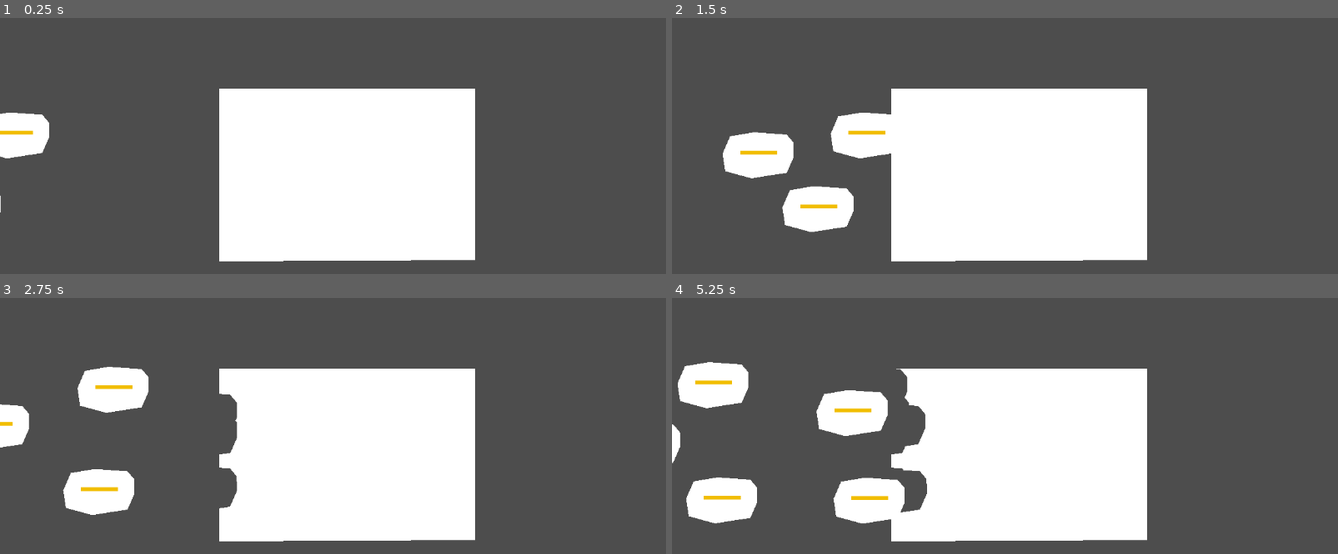
Above: before the commit, frames 1-4 (two rows, left to right).
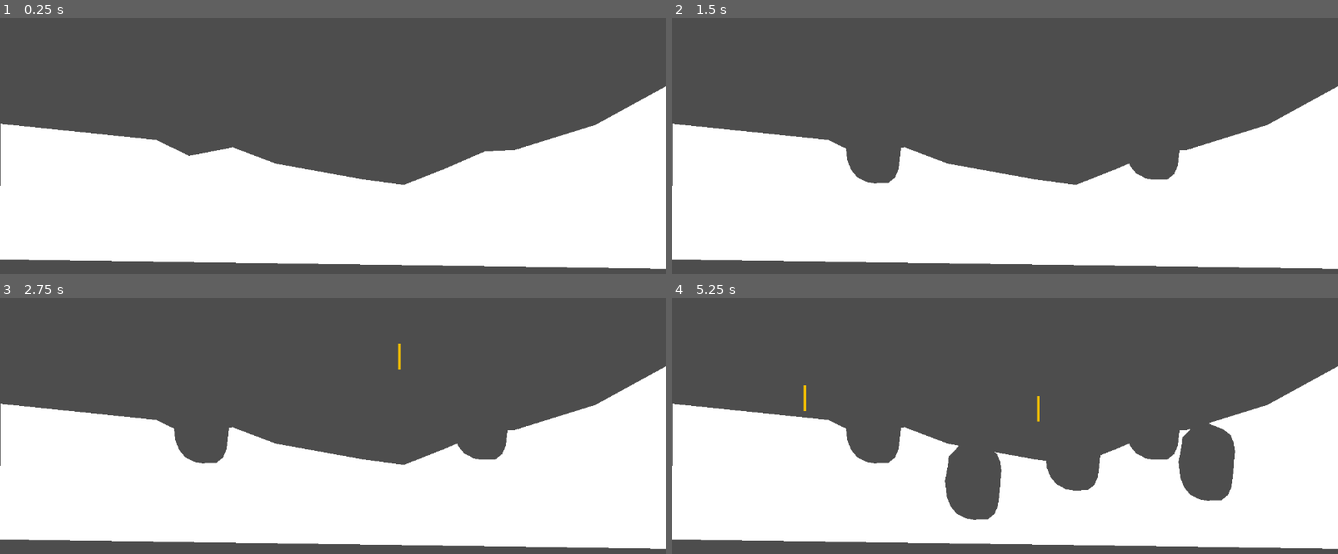
Above: after the commit, the same moments.

Repository: WilliamOFDavis/slugs_2d
Game: Godot game, scene res://level.tscn
Same seed, same stepped clock (60 frames per second), same inputs: the game is played once before the commit and once after it.
Inputs (mouse positions are in pixels of both pictures, inside the frame that each line leads up to):
- Up to frame 1 (0.25 s): no input
- Up to frame 2 (1.5 s): move the mouse to (1151, 105) at 0.52 s; click (1151, 105) at 0.67 s; move the mouse to (871, 143) at 1.27 s; click (871, 143) at 1.42 s
- Up to frame 3 (2.75 s): move the mouse to (399, 323) at 2.02 s; click (399, 323) at 2.17 s
- Up to frame 4 (5.25 s): move the mouse to (971, 479) at 2.77 s; click (971, 479) at 2.92 s; move the mouse to (1204, 461) at 3.52 s; click (1204, 461) at 3.67 s; move the mouse to (805, 349) at 4.27 s; click (805, 349) at 4.42 s; move the mouse to (1038, 405) at 5.02 s; click (1038, 405) at 5.17 s

The runs differ from the first frame. In frame 1, 44% of the frame differs, in the area x 0-100%, y 26-99%; in frame 2, 42%; in frame 3, 43%; in frame 4, 44%, in the area x 0-100%, y 25-99%.

Commit message:
generalized terrain and implemented terrain splitting, good start need worms and weapons now

Diff:
--- a/level.gd
+++ b/level.gd
@@ -1,35 +1,35 @@
 extends Node2D
 
+var rocket_scene = preload("res://rocket.tscn")
+var terrain_piece_scene = preload("res://terrain_piece.tscn")
 
+@onready var terrain = $Terrain
 # Called when the node enters the scene tree for the first time.
 func _ready() -> void:
-	pass
-	#var poly1_global = []
-	#var poly2_global = []
-	#
-	#for point in $Polygon2D.polygon:
-		#print(point)
-		#poly1_global.append($Polygon2D.to_global(point))
-	#for point in $Polygon2D2.polygon:
-		#print(point)
-		#poly2_global.append($Polygon2D2.to_global(point))
-	#var geo =  Geometry2D.clip_polygons(poly1_global, poly2_global)
-	#var clipped_local = []
-	##for polygon in geo:
-		##var local_polygon = []
-		##for point in polygon:
-			##local_polygon.append($Polygon2D4.to_local(point))
-		##clipped_local.append(local_polygon)
-	#$Polygon2D.visible = false
-	#$Polygon2D2.visible = false
-	#if geo.size() > 0:
-		#$Polygon2D4.polygon = geo[0]
-	#if geo.size() > 1:
-		#$Polygon2D5.polygon = geo[1]
-# Called every frame. 'delta' is the elapsed time since the previous frame.
+	for piece in terrain.get_children():
+		piece.connect("new_terrain", spawn_new_terrain)
+
 func _process(delta: float) -> void:
 	pass
 
+func _unhandled_input(event: InputEvent) -> void:
+	if event is  InputEventMouse:
+		if event.button_mask == MOUSE_BUTTON_LEFT:
+			spawn_rocket(get_global_mouse_position())
+
+func spawn_rocket(spawn_pos: Vector2) -> void:
+	var rocket: Rocket = rocket_scene.instantiate()
+	rocket.global_position = spawn_pos
+	$Projectiles.add_child(rocket)
 
 func _on_area_2d_body_entered(body: Node2D) -> void:
 	pass # Replace with function body.
+
+func spawn_new_terrain(visual_poly: Array, new_position: Vector2) -> void:
+	var new_visual_polygon: Polygon2D = Polygon2D.new()
+	var new_terrain_piece: TerrainPiece = terrain_piece_scene.instantiate()
+	new_visual_polygon.polygon = visual_poly
+	new_terrain_piece.connect("new_terrain", spawn_new_terrain)
+	#new_terrain_piece.global_position = new_position
+	terrain.add_child(new_terrain_piece)
+	new_terrain_piece.set_visual_polygon(new_visual_polygon)
--- a/level.tscn
+++ b/level.tscn
@@ -1,8 +1,7 @@
-[gd_scene load_steps=4 format=3 uid="uid://bmsyehs374dvv"]
+[gd_scene load_steps=3 format=3 uid="uid://bmsyehs374dvv"]
 
 [ext_resource type="Script" uid="uid://xq7qmrt5syrd" path="res://level.gd" id="1_u52ul"]
-[ext_resource type="Script" uid="uid://4vstrbri3oxx" path="res://static_body_2d.gd" id="2_0b4ue"]
-[ext_resource type="PackedScene" uid="uid://ccgpwyb4cbshp" path="res://rocket.tscn" id="3_oi3di"]
+[ext_resource type="PackedScene" uid="uid://bkypmtjpte0d4" path="res://terrain_piece.tscn" id="3_oi3di"]
 
 [node name="Level" type="Node2D"]
 script = ExtResource("1_u52ul")
@@ -16,56 +15,18 @@
 polygon = PackedVector2Array(41, 10, -19, 253, -292, 114)
 
 [node name="Camera2D" type="Camera2D" parent="."]
-zoom = Vector2(0.5, 0.5)
+zoom = Vector2(0.35, 0.35)
 
 [node name="Polygon2D4" type="Polygon2D" parent="."]
 
 [node name="Polygon2D5" type="Polygon2D" parent="."]
 
-[node name="StaticBody2D" type="StaticBody2D" parent="." groups=["destructible"]]
-script = ExtResource("2_0b4ue")
+[node name="Projectiles" type="Node2D" parent="."]
 
-[node name="CollisionPoly" type="CollisionPolygon2D" parent="StaticBody2D"]
-polygon = PackedVector2Array(-395, -126, 492, -126, 491, 469, -396, 475)
+[node name="Terrain" type="Node2D" parent="."]
 
-[node name="VisualPoly" type="Polygon2D" parent="StaticBody2D"]
-polygon = PackedVector2Array(-394, -125, 492, -125, 492, 470, -394, 474)
+[node name="TerrainPiece" parent="Terrain" node_paths=PackedStringArray("visual_polygon") instance=ExtResource("3_oi3di")]
+visual_polygon = NodePath("TerrainPoly")
 
-[node name="Rocket" parent="." instance=ExtResource("3_oi3di")]
-position = Vector2(-1394, 283)
-
-[node name="Rocket4" parent="." instance=ExtResource("3_oi3di")]
-position = Vector2(-2133, -62)
-
-[node name="Rocket5" parent="." instance=ExtResource("3_oi3di")]
-position = Vector2(-2546, 66)
-
-[node name="Rocket6" parent="." instance=ExtResource("3_oi3di")]
-position = Vector2(-2182, 293)
-
-[node name="Rocket7" parent="." instance=ExtResource("3_oi3di")]
-position = Vector2(-2182, 293)
-
-[node name="Rocket8" parent="." instance=ExtResource("3_oi3di")]
-position = Vector2(-2182, 293)
-
-[node name="Rocket9" parent="." instance=ExtResource("3_oi3di")]
-position = Vector2(-3151, 19)
-
-[node name="Rocket12" parent="." instance=ExtResource("3_oi3di")]
-position = Vector2(-3632, -78)
-
-[node name="Rocket13" parent="." instance=ExtResource("3_oi3di")]
-position = Vector2(-3602, 322)
-
-[node name="Rocket10" parent="." instance=ExtResource("3_oi3di")]
-position = Vector2(-3092, 323)
-
-[node name="Rocket11" parent="." instance=ExtResource("3_oi3di")]
-position = Vector2(-3869, 130)
-
-[node name="Rocket2" parent="." instance=ExtResource("3_oi3di")]
-position = Vector2(-1227, 27)
-
-[node name="Rocket3" parent="." instance=ExtResource("3_oi3di")]
-position = Vector2(-1601, 96)
+[node name="TerrainPoly" type="Polygon2D" parent="Terrain/TerrainPiece"]
+polygon = PackedVector2Array(-1642, -5, -1647, 668, 1649, 714, 1649, -193, 1298, 0, 898, 125, 750, 132, 553, 218, 351, 298, 143, 270, -285, 192, -495, 112, -711, 154, -874, 75)
--- a/project.godot
+++ b/project.godot
@@ -14,3 +14,15 @@
 run/main_scene="res://level.tscn"
 config/features=PackedStringArray("4.4", "Forward Plus")
 config/icon="res://icon.svg"
+
+[global_group]
+
+destructible=""
+
+[input]
+
+left_mouse={
+"deadzone": 0.2,
+"events": [Object(InputEventMouseButton,"resource_local_to_scene":false,"resource_name":"","device":-1,"window_id":0,"alt_pressed":false,"shift_pressed":false,"ctrl_pressed":false,"meta_pressed":false,"button_mask":1,"position":Vector2(145, 18),"global_position":Vector2(154, 66),"factor":1.0,"button_index":1,"canceled":false,"pressed":true,"double_click":false,"script":null)
+]
+}
--- a/rocket.gd
+++ b/rocket.gd
@@ -1,9 +1,11 @@
 extends Node2D
 
-var velocity: Vector2 = Vector2(500,0)
+class_name Rocket
+
+var velocity: Vector2 = Vector2(0,300)
 # Called when the node enters the scene tree for the first time.
 func _ready() -> void:
-	pass # Replace with function body.
+	rotate(PI/2)
 
 
 # Called every frame. 'delta' is the elapsed time since the previous frame.
--- a/rocket.tscn
+++ b/rocket.tscn
@@ -11,7 +11,8 @@
 texture = ExtResource("2_r2l15")
 
 [node name="ExplosionRadius" type="Polygon2D" parent="."]
-polygon = PackedVector2Array(-100, -56, -18, -70, 96, -62, 119, -35, 120, 16, 96, 71, 42, 79, -26, 90, -117, 65, -126, 4)
+color = Color(1, 1, 1, 0)
+polygon = PackedVector2Array(-132, -126, -94, -142, -50, -148, 1, -143, 41, -141, 83.2173, -135.974, 125, -131, 166, -113, 192, -80, 192.945, -46.1654, 193.916, -11.421, 187, 28, 163, 74, 128, 103, 80, 122, 1, 131, -73, 117, -121, 112, -157.509, 76.0531, -186, 48, -193, -10, -173, -58, -159, -93)
 
 [node name="Area2D" type="Area2D" parent="."]
 
--- /dev/null
+++ b/terrain_piece.gd
@@ -0,0 +1,48 @@
+extends StaticBody2D
+
+class_name TerrainPiece
+
+@export var visual_polygon: Polygon2D = Polygon2D.new()
+@export var visual_poly_array: Array[Vector2]
+
+var collision_polygon: CollisionPolygon2D = CollisionPolygon2D.new()
+
+signal new_terrain(visual_poly, new_pos)
+
+func _ready() -> void:
+	collision_polygon
+	collision_polygon.polygon = visual_polygon.polygon
+	call_deferred("add_child",collision_polygon)
+
+func terrain_explosion(explosion_radius: Polygon2D) -> void:
+	var clipped_global = [] #Polygon being clipped
+	var clipper_global = [] #Polygon doing clipping
+	for point in visual_polygon.polygon:
+		clipped_global.append(visual_polygon.to_global(point))
+	for point in explosion_radius.polygon:
+		clipper_global.append(explosion_radius.to_global(point))
+
+	var resultant_polys = Geometry2D.clip_polygons(clipped_global, clipper_global)
+	var resultant_poly_local = []
+
+	if resultant_polys.size() > 0:
+		for point in resultant_polys[0]:
+			resultant_poly_local.append(visual_polygon.to_local(point))
+	else:
+		self.queue_free()
+
+	if resultant_polys.size() > 1:
+		for index in range(resultant_polys.size()-1):
+			var poly = resultant_polys[index+1]
+			var poly_local = []
+			for point in poly:
+				poly_local.append(point)
+			new_terrain.emit(poly_local, Vector2.ZERO)
+	#visual_polygon.polygon = resultant_poly_local
+	visual_polygon.set_deferred("polygon", resultant_poly_local)
+	collision_polygon.set_deferred("polygon", resultant_poly_local)
+
+func set_visual_polygon(visual_poly: Polygon2D) -> void:
+	visual_polygon =  visual_poly
+	collision_polygon.polygon = visual_poly.polygon
+	call_deferred("add_child", visual_polygon)
--- /dev/null
+++ b/terrain_piece.tscn
@@ -0,0 +1,6 @@
+[gd_scene load_steps=2 format=3 uid="uid://bkypmtjpte0d4"]
+
+[ext_resource type="Script" uid="uid://dyc7iop22c1o7" path="res://terrain_piece.gd" id="1_sm8rl"]
+
+[node name="TerrainPiece" type="StaticBody2D" groups=["destructible"]]
+script = ExtResource("1_sm8rl")
Not shown, added: terrain_piece.gd.uid
